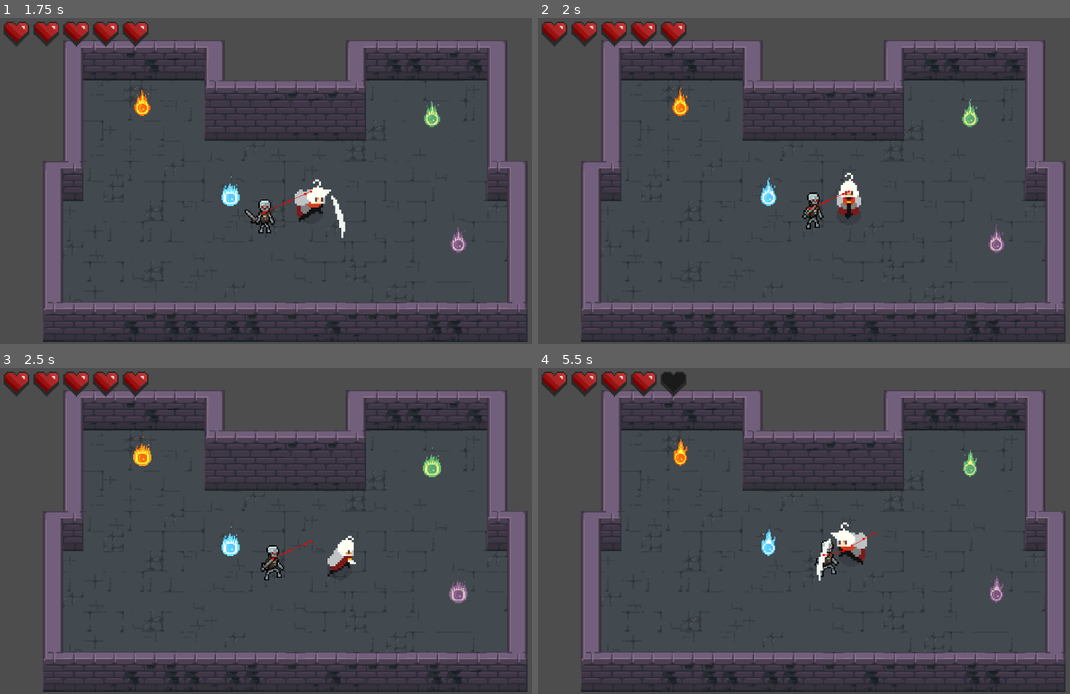
Above: before the commit, frames 1-4 (two rows, left to right).
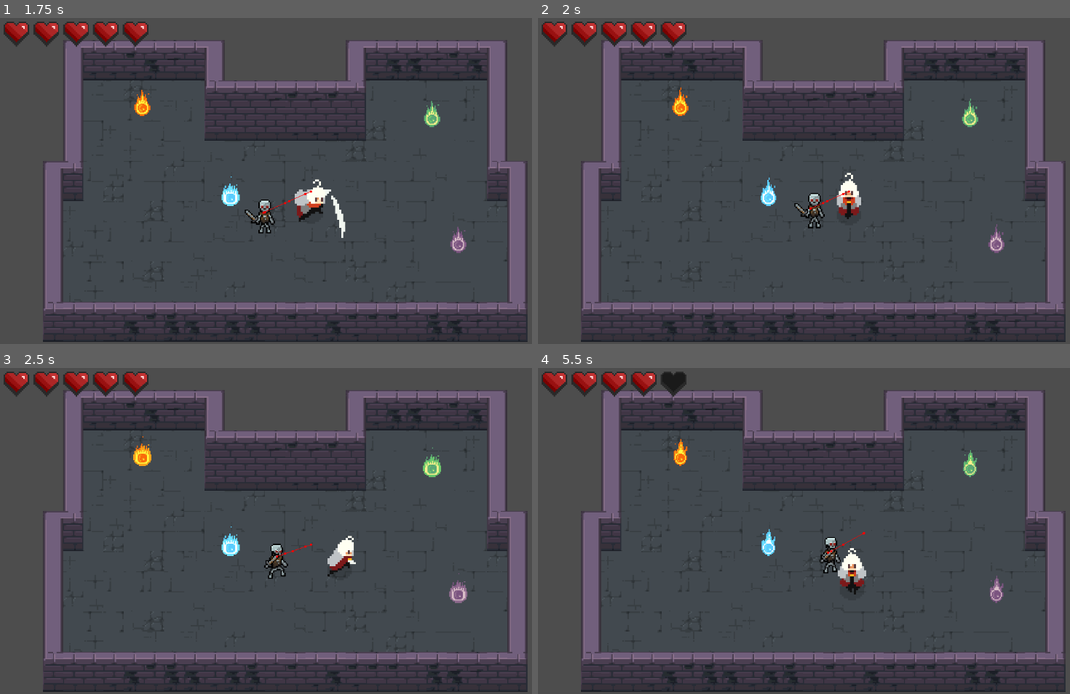
Above: after the commit, the same moments.

Repository: GuusOomen/Arcane-Dungeons-Trials-of-the-Elements
Game: Godot game, scene res://main.tscn
Same seed, same stepped clock (60 frames per second), same inputs: the game is played once before the commit and once after it.
Inputs (mouse positions are in pixels of both pictures, inside the frame that each line leads up to):
- Up to frame 1 (1.75 s): move the mouse to (420, 164) at 0.52 s; hold D (right) 0.53-1.28 s; tap Space (attack) at 0.6, 1.35 s; move the mouse to (175, 197) at 1.27 s; hold S (down) from 1.28 s (still down)
- Up to frame 2 (2 s): keep holding S (down)
- Up to frame 3 (2.5 s): move the mouse to (351, 459) at 2.02 s; release S (down) at 2.03 s; hold D (right) from 2.03 s (still down); click (351, 459) at 2.1 s; tap Space (attack) at 2.3 s
- Up to frame 4 (5.5 s): move the mouse to (798, 596) at 2.77 s; release D (right) at 2.78 s; hold W (up) 2.78-3.53 s; tap Ctrl (dash) at 2.85 s; tap Space (attack) at 3.05, 3.8, 4.35, 5.1 s; move the mouse to (1000, 579) at 3.52 s; hold A (left) 3.53-5.03 s; tap Shift (roll) at 3.6 s; move the mouse to (655, 482) at 4.27 s; move the mouse to (857, 531) at 5.02 s; hold S (down) from 5.03 s (still down)

Frame 1 is identical in both runs. In frame 2, 0.2% of the frame differs, in the area x 48-54%, y 53-65%; in frame 3, 0.3%; in frame 4, 1.2%, in the area x 51-64%, y 47-70%.

Commit message:
skeleton can take damage

Diff:
--- a/Skeleton.tscn
+++ b/Skeleton.tscn
@@ -1037,7 +1037,11 @@
 [sub_resource type="RectangleShape2D" id="RectangleShape2D_awidb"]
 size = Vector2(12, 30)
 
-[node name="Skeleton" type="CharacterBody2D"]
+[sub_resource type="CapsuleShape2D" id="CapsuleShape2D_8u0b4"]
+radius = 6.0
+height = 28.0
+
+[node name="Skeleton" type="CharacterBody2D" groups=["Enemy"]]
 script = ExtResource("1_bwphp")
 
 [node name="CollisionShape2D" type="CollisionShape2D" parent="."]
@@ -1046,30 +1050,32 @@
 
 [node name="AnimatedSprite2D" type="AnimatedSprite2D" parent="."]
 sprite_frames = SubResource("SpriteFrames_wougq")
-animation = &"Front-Attack"
+animation = &"Back-Hurt"
 autoplay = "Front-Idle"
-frame = 7
-frame_progress = 1.0
 
 [node name="Front-Detect" type="Area2D" parent="."]
+collision_layer = 0
 
 [node name="CollisionShape2D" type="CollisionShape2D" parent="Front-Detect"]
 position = Vector2(0, 22)
 shape = SubResource("RectangleShape2D_mvxap")
 
 [node name="Back-Detect" type="Area2D" parent="."]
+collision_layer = 0
 
 [node name="CollisionShape2D" type="CollisionShape2D" parent="Back-Detect"]
 position = Vector2(0, -18)
 shape = SubResource("RectangleShape2D_4tmt0")
 
 [node name="Right-Detect" type="Area2D" parent="."]
+collision_layer = 0
 
 [node name="CollisionShape2D" type="CollisionShape2D" parent="Right-Detect"]
 position = Vector2(14, 2)
 shape = SubResource("RectangleShape2D_yy4wu")
 
 [node name="Left-Detect" type="Area2D" parent="."]
+collision_layer = 0
 
 [node name="CollisionShape2D" type="CollisionShape2D" parent="Left-Detect"]
 position = Vector2(-14, 2)
@@ -1085,12 +1091,27 @@
 wait_time = 0.1
 autostart = true
 
+[node name="Hitbox" type="Area2D" parent="." groups=["Hitbox"]]
+collision_mask = 0
+
+[node name="CollisionShape2D" type="CollisionShape2D" parent="Hitbox"]
+position = Vector2(0, 3)
+shape = SubResource("CapsuleShape2D_8u0b4")
+
+[connection signal="area_entered" from="Front-Detect" to="." method="_on_detect_area_entered" binds= ["Front"]]
+[connection signal="area_exited" from="Front-Detect" to="." method="_on_detect_area_exited" binds= ["Front"]]
 [connection signal="body_entered" from="Front-Detect" to="." method="_on_detect_body_entered" binds= ["Front"]]
 [connection signal="body_exited" from="Front-Detect" to="." method="_on_detect_body_exited" binds= ["Front"]]
+[connection signal="area_entered" from="Back-Detect" to="." method="_on_detect_area_entered" binds= ["Back"]]
+[connection signal="area_exited" from="Back-Detect" to="." method="_on_detect_area_exited" binds= ["Back"]]
 [connection signal="body_entered" from="Back-Detect" to="." method="_on_detect_body_entered" binds= ["Back"]]
 [connection signal="body_exited" from="Back-Detect" to="." method="_on_detect_body_exited" binds= ["Back"]]
+[connection signal="area_entered" from="Right-Detect" to="." method="_on_detect_area_entered" binds= ["Right"]]
+[connection signal="area_exited" from="Right-Detect" to="." method="_on_detect_area_exited" binds= ["Right"]]
 [connection signal="body_entered" from="Right-Detect" to="." method="_on_detect_body_entered" binds= ["Right"]]
 [connection signal="body_exited" from="Right-Detect" to="." method="_on_detect_body_exited" binds= ["Right"]]
+[connection signal="area_entered" from="Left-Detect" to="." method="_on_detect_area_entered" binds= ["Left"]]
+[connection signal="area_exited" from="Left-Detect" to="." method="_on_detect_area_exited" binds= ["Left"]]
 [connection signal="body_entered" from="Left-Detect" to="." method="_on_detect_body_entered" binds= ["Left"]]
 [connection signal="body_exited" from="Left-Detect" to="." method="_on_detect_body_exited" binds= ["Left"]]
 [connection signal="timeout" from="AttackTimer" to="." method="_on_attack_timer_timeout"]
--- a/skeleton.gd
+++ b/skeleton.gd
@@ -1,4 +1,6 @@
 extends CharacterBody2D
+
+@export var health = 3
 
 # Constants for various actions
 const SPEED = 100.0
@@ -8,6 +10,8 @@
 # Variables to track states
 var is_attacking = false
 var attack_timeout = 0.0
+var is_taking_dmg = false
+var dmg_timer = 0.0
 var current_direction = "Front"  # Track direction for animation ("Front", "Back", "Right", "Left")
 var attack_direction = null
 var player_loc = []
@@ -16,19 +20,16 @@
 @onready var nav_agent = $NavigationAgent2D
 @onready var attack_timer = $AttackTimer
 @onready var nav_timer = $NavigationTimer
-@onready var player = %Player
+@onready var player = get_tree().get_first_node_in_group("Player")
 
 func _physics_process(delta: float) -> void:
 	## Determine the character's facing direction based on input
-	#if input_vector.x < 0 and !is_attacking:
-		#current_direction = "Left"
-	#elif input_vector.x > 0 and !is_attacking:
-		#current_direction = "Right"
-	#elif input_vector.y < 0 and !is_attacking:
-		#current_direction = "Back"
-	#elif input_vector.y > 0 and !is_attacking:
-		#current_direction = "Front"
-	if is_attacking:
+	if is_taking_dmg:
+		dmg_timer -= delta
+
+		if dmg_timer <= 0:
+			is_taking_dmg = false
+	elif is_attacking:
 		#velocity = input_vector * 0
 		attack_timeout -= delta
 
@@ -66,14 +67,28 @@
 	if animation_player.animation != anim_name:
 		animation_player.play(anim_name)
 
+func take_damage():
+	is_taking_dmg = true
+	dmg_timer = 0.4
+	if health > 0:
+		health -= 1
+		play_animation(current_direction + "-Hurt")
+	else:
+		death()
 
-func _on_detect_body_entered(body: Node2D, direction: String) -> void:
-	if body.is_in_group("Player") && !player_loc.has(direction):
+func death():
+	queue_free()
+
+func _on_detect_area_entered(area: Node2D, direction: String) -> void:
+	if !area.is_in_group("Hitbox"):
+		return
+	var parent := area.get_parent()
+	if parent.is_in_group("Player") && !player_loc.has(direction):
 		player_loc.insert(0, direction)
 
 
-func _on_detect_body_exited(body: Node2D, direction: String) -> void:
-	if player_loc.has(direction):
+func _on_detect_area_exited(area: Node2D, direction: String) -> void:
+	if area.is_in_group("Hitbox") && player_loc.has(direction):
 		player_loc.remove_at(player_loc.find(direction))
 
 
Not shown: 1 places in Skeleton.tscn that only renumber resources
